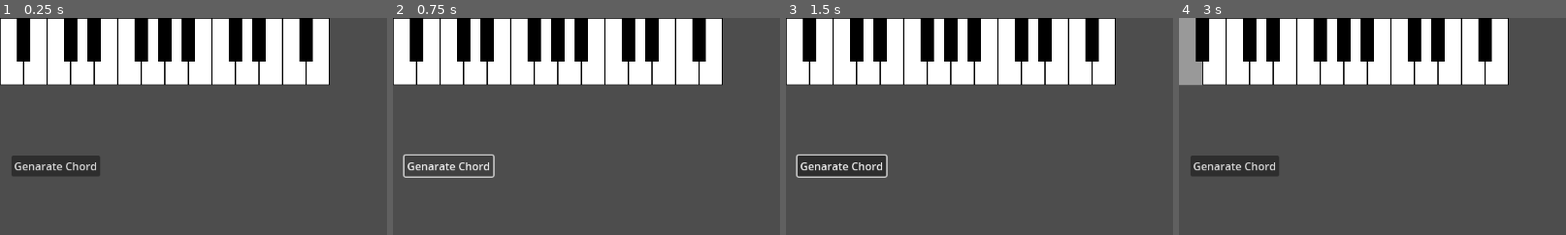
Above: before the commit, frames 1-4 (left to right).
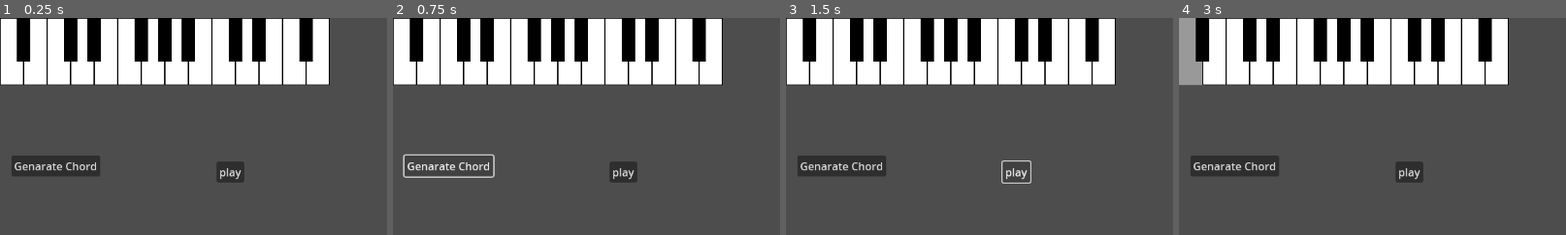
Above: after the commit, the same moments.

Repository: mjXmsdgh/godot_piano
Game: Godot game, scene res://scenes/generator.tscn
Two runs of this game, one before a commit and one after it. Both use one fixed random seed, a clock stepped at 60 frames per second and the inputs below. This scene is started directly instead of the project's main scene.
Inputs (mouse positions are % of the whole screen's width and height, from its top left):
- Up to frame 1 (0.25 s): no input
- Up to frame 2 (0.75 s): click "Genarate Chord" at 0.5 s
- Up to frame 3 (1.5 s): click (30, 35) at 1.25 s, where only the run after the commit has a clickable "play"
- Up to frame 4 (3 s): click (30, 35) at 2 s, where only the run after the commit has a clickable "play"; click (2, 8) at 2.77 s
The pictures show only the part of the screen within x 0-50%, y 0-50%; the shares and areas given below are measured in that part.

The runs differ from the first frame. In frame 1, 0.6% of the frame differs, in the area x 56-64%, y 66-76%; in frame 2, 0.6%; in frame 3, 0.8%, in the area x 2-64%, y 62-77%; in frame 4, 0.6%.

Commit message:
Add play button and script to generator scene
Introduced a new 'play' button and associated script (generate_play.gd) to the generator scene. Connected the button to a handler for playing chords, and removed unused code from gen_manager.gd related to chord playback.

Diff:
--- a/godot_piano/scenes/generator.tscn
+++ b/godot_piano/scenes/generator.tscn
@@ -1,12 +1,21 @@
-[gd_scene load_steps=6 format=3 uid="uid://ueyfgl6jvvx0"]
+[gd_scene load_steps=7 format=3 uid="uid://ueyfgl6jvvx0"]
 
 [ext_resource type="PackedScene" uid="uid://2jtchecwew7c" path="res://scenes/chord_manager.tscn" id="1_3soth"]
+[ext_resource type="Script" path="res://scripts/generate_play.gd" id="1_b6lqq"]
 [ext_resource type="Script" path="res://scripts/generator.gd" id="2_k5p4r"]
 [ext_resource type="PackedScene" uid="uid://54b4gysqftl3" path="res://scenes/kenban.tscn" id="2_xgcht"]
 [ext_resource type="Script" path="res://scripts/gen_manager.gd" id="2_xvckv"]
 [ext_resource type="Script" path="res://scripts/diatonic_chord_manager.gd" id="3_o7x4h"]
 
-[node name="Generator" type="Node2D"]
+[node name="Generate_play" type="Node2D"]
+script = ExtResource("1_b6lqq")
+
+[node name="play_chord" type="Button" parent="."]
+offset_left = 322.0
+offset_top = 214.0
+offset_right = 330.0
+offset_bottom = 222.0
+text = "play"
 
 [node name="CordManager" parent="." instance=ExtResource("1_3soth")]
 
@@ -28,4 +37,5 @@
 [node name="diatonic_chord_manager" type="Node2D" parent="gen_Manager/generator"]
 script = ExtResource("3_o7x4h")
 
+[connection signal="pressed" from="play_chord" to="." method="_on_play_chord_pressed"]
 [connection signal="pressed" from="gen_Manager/Generate" to="gen_Manager" method="_on_generate_pressed"]
--- a/godot_piano/scripts/gen_manager.gd
+++ b/godot_piano/scripts/gen_manager.gd
@@ -21,12 +21,3 @@
 	var generated_chord_progression: Array[String] = chord_generator.generated_chords
 
 	print(generated_chord_progression)
-
-	# --- 演奏 ---
-	# 鍵盤のノードを取得します。
-	var keyboard = get_node_or_null("../kenban")
-
-	# 生成されたコード進行を順番に演奏します。
-	#for chord in generated_chord_progression:
-
-		# コードから音を取得する
--- /dev/null
+++ b/godot_piano/scripts/generate_play.gd
@@ -0,0 +1,16 @@
+extends Node2D
+
+
+# Called when the node enters the scene tree for the first time.
+func _ready() -> void:
+	pass # Replace with function body.
+
+
+# Called every frame. 'delta' is the elapsed time since the previous frame.
+func _process(delta: float) -> void:
+	pass
+
+
+func _on_play_chord_pressed() -> void:
+	print("play")
+	pass # Replace with function body.
